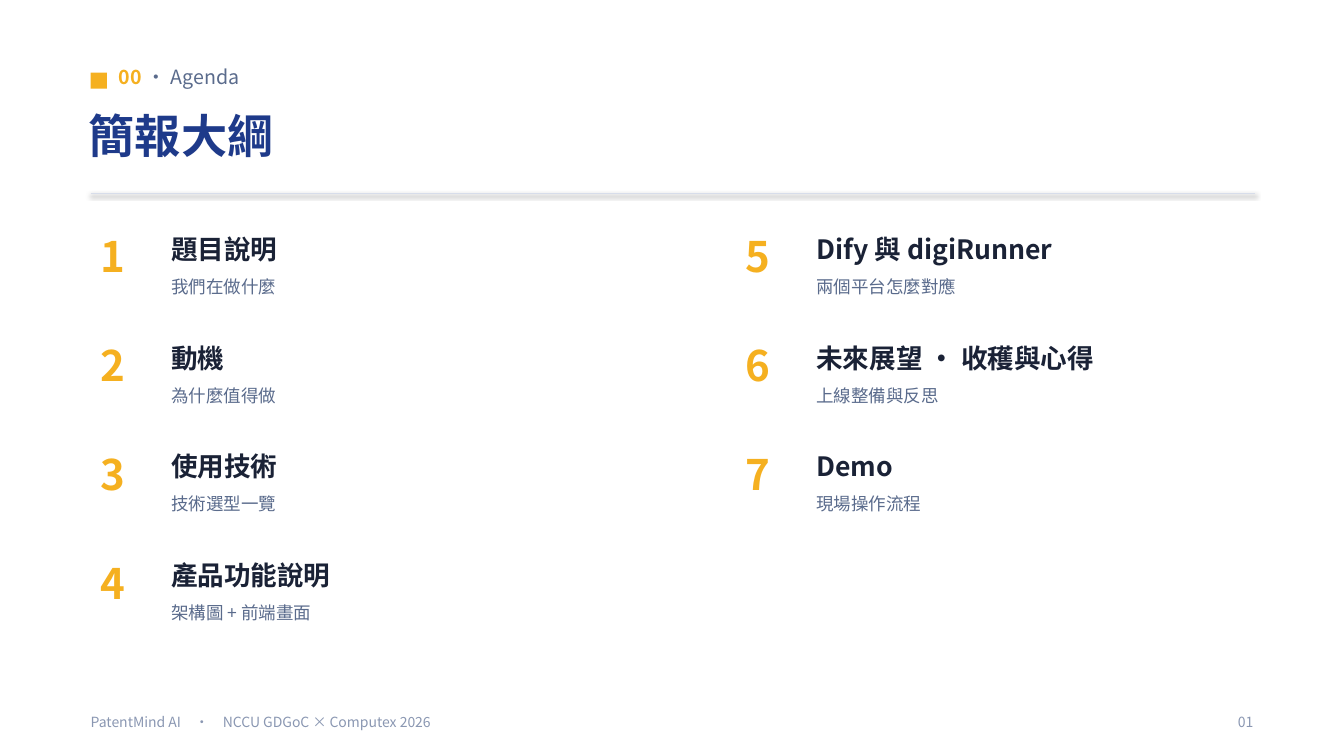
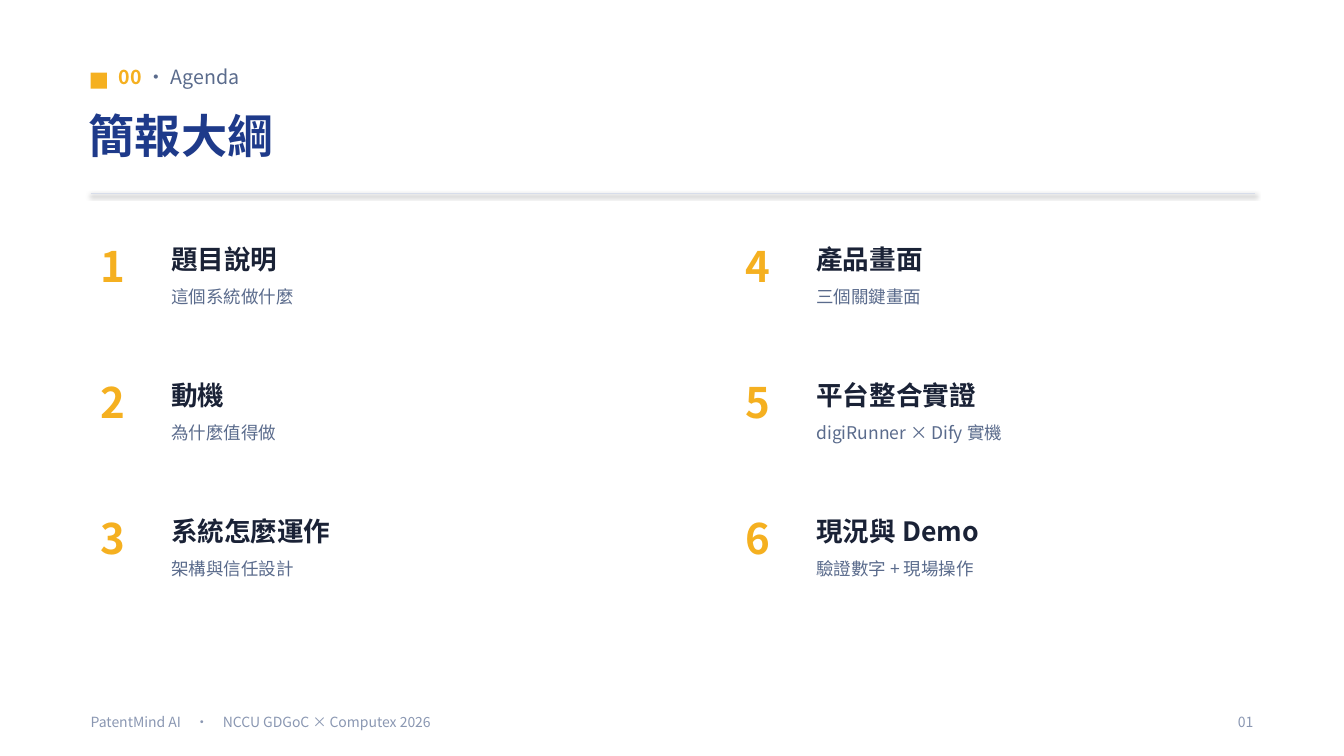
Before and after one commit to Adrian-Kao/shin-lee, a slide deck: slide 2 of presentation/PatentMind_簡報.pptx. Drawn at 1344x756 pixels with LibreOffice and Linux fonts; fonts in the diff are those of the drawing. Boxes give left, top, right and bottom in pixels: in the first picture for what was removed or moved away, otherwise in the second. Text is boxed around its words. In the diff, an @@ line names an element or a change of style, - is before the commit and + after.

```diff
--- a/presentation/PatentMind_簡報.pptx
+++ b/presentation/PatentMind_簡報.pptx
@@ text "1": place and size @@
-text "1" at box(101, 241, 126, 272)
+text "1" at box(101, 251, 126, 282)
@@ text "題目說明": place and size @@
-text "題目說明" at box(171, 236, 277, 262)
+text "題目說明" at box(171, 246, 277, 272)
@@ text "4": place and size @@
-text "4" at box(101, 568, 126, 599)
+text "4" at box(746, 251, 771, 282)
@@ text removed at box(816, 236, 1052, 266) @@
-Dify 與 digiRunner
@@ text added at box(816, 246, 922, 272), 19 pt, text #1A2236, bold @@
+產品畫面
@@ text at box(171, 288, 293, 305): text changed @@
-我們在做什麼
+這個系統做什麼
@@ text removed at box(816, 278, 956, 295) @@
-兩個平台怎麼對應
@@ text added at box(816, 288, 921, 305), 12.5 pt, text #5A6B8C @@
+三個關鍵畫面
@@ text removed at box(816, 345, 1094, 371) @@
-未來展望 · 收穫與心得
@@ 3 texts: place and size @@
-3 texts at box(101, 340, 276, 404)
+3 texts at box(101, 378, 276, 441)
@@ text "5": place and size @@
-text "5" at box(746, 241, 771, 273)
+text "5" at box(746, 387, 771, 419)
@@ text removed at box(816, 387, 938, 404) @@
-上線整備與反思
@@ text added at box(816, 382, 975, 408), 19 pt, text #1A2236, bold @@
+平台整合實證
@@ text added at box(816, 424, 1002, 444), 12.5 pt, text #5A6B8C @@
+digiRunner × Dify 實機
@@ text removed at box(171, 453, 277, 479) @@
-使用技術
@@ text removed at box(746, 459, 771, 490) @@
-7
@@ text "3": place and size @@
-text "3" at box(101, 458, 126, 491)
+text "3" at box(101, 522, 126, 555)
@@ text removed at box(171, 495, 276, 512) @@
-技術選型一覽
@@ text "6": place and size @@
-text "6" at box(746, 349, 771, 382)
+text "6" at box(746, 522, 771, 555)
@@ text added at box(171, 518, 330, 544), 19 pt, text #1A2236, bold @@
+系統怎麼運作
@@ text at box(816, 518, 979, 544): text changed @@
-Demo
+現況與 Demo
@@ text at box(171, 560, 293, 577): text changed @@
-架構圖 + 前端畫面
+架構與信任設計
@@ text removed at box(171, 562, 330, 588) @@
-產品功能說明
@@ text at box(816, 560, 974, 577): text changed @@
-現場操作流程
+驗證數字 + 現場操作
```
Also in this commit, not shown: 6 other slides changed, 8 slides added, 16 slides removed, 28 other files.
